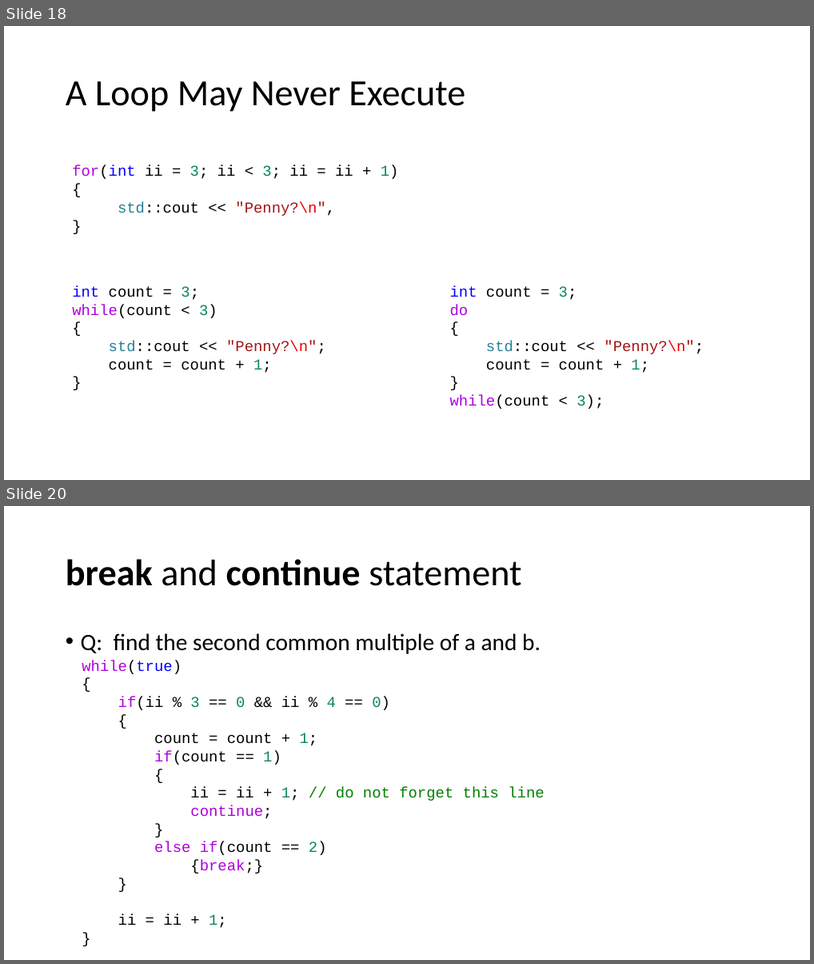
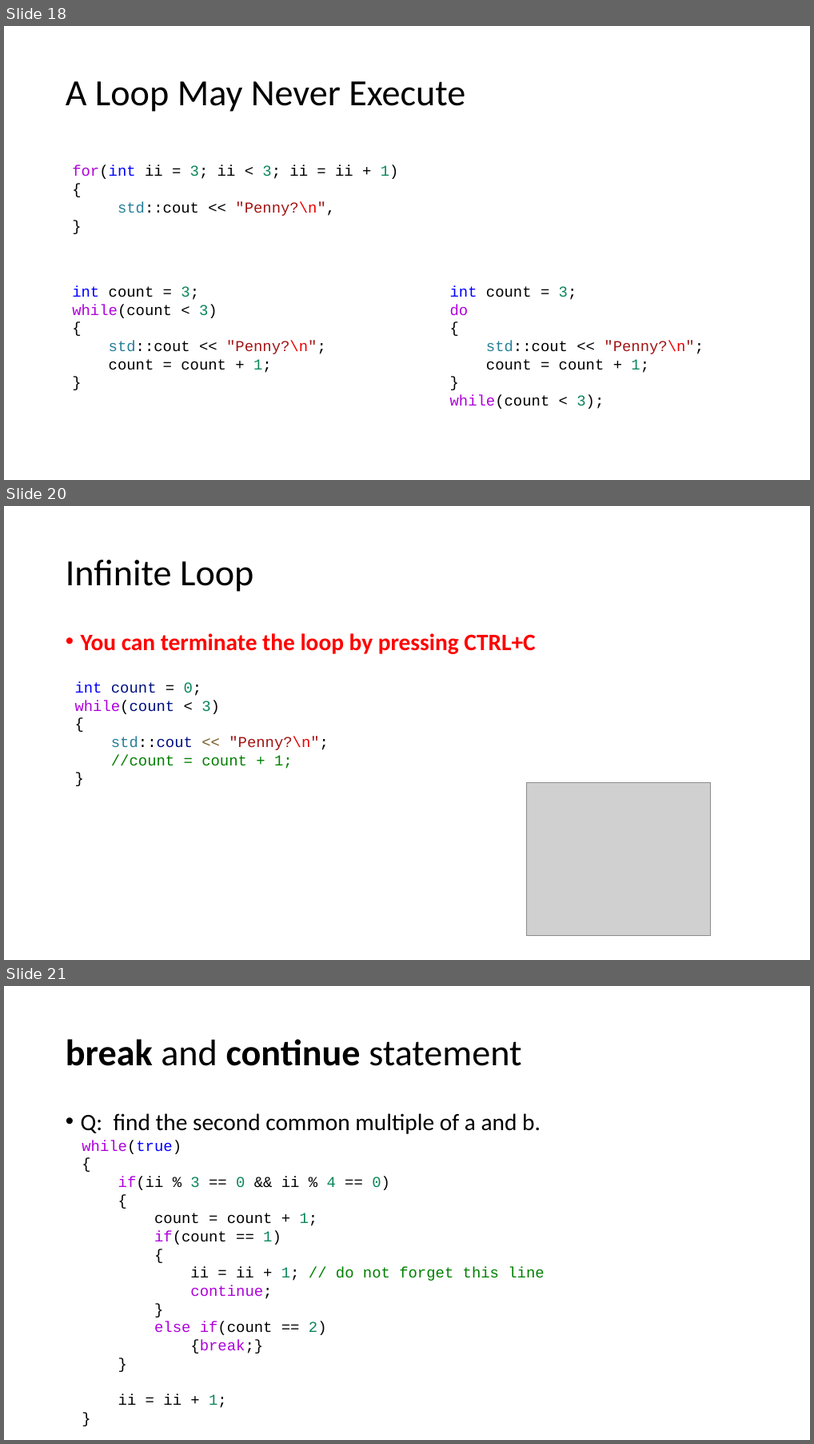
Before and after one commit to CNOCycle/cpp_tutorial, a slide deck: 06-loop/00-loop.pptx. Shown one above the other, each under a label of ours: slides 18 and 20 before the commit, slides 18, 20 and 21 after it; the slides between them are not shown. The pictures are 814x964 and 814x1444 pixels, drawn with LibreOffice and Linux fonts; fonts in the diff are those of the drawing; grey boxes stand for pictures. Boxes give left, top, right and bottom in pixels: in the first picture for what was removed or moved away, otherwise in the second. Text is boxed around its words. In the diff, an @@ line names an element or a change of style, - is before the commit and + after.

```diff
--- a/06-loop/00-loop.pptx
+++ b/06-loop/00-loop.pptx
@@ slide 20 added at (4,506,810,960), background #FFFFFF @@
@@ title added at (66,560,254,592), 44 pt, text #000000 @@
+Infinite Loop
@@ text added at (81,633,535,654), 28 pt, text #FF0000, bold @@
+• You can terminate the loop by pressing CTRL+C
@@ text added at (75,682,329,768), 18 pt, text #008000 @@
+int count = 0;
+while(count < 3)
+{
+std::cout << "Penny?\n";
+//count = count + 1;
+}
@@ picture added at (527,783,711,936) @@
@@ what was slide 20 is now slide 21 @@
```
Also in this commit, not shown: 3 slides changed, 3 other slides added, 5 other files.
